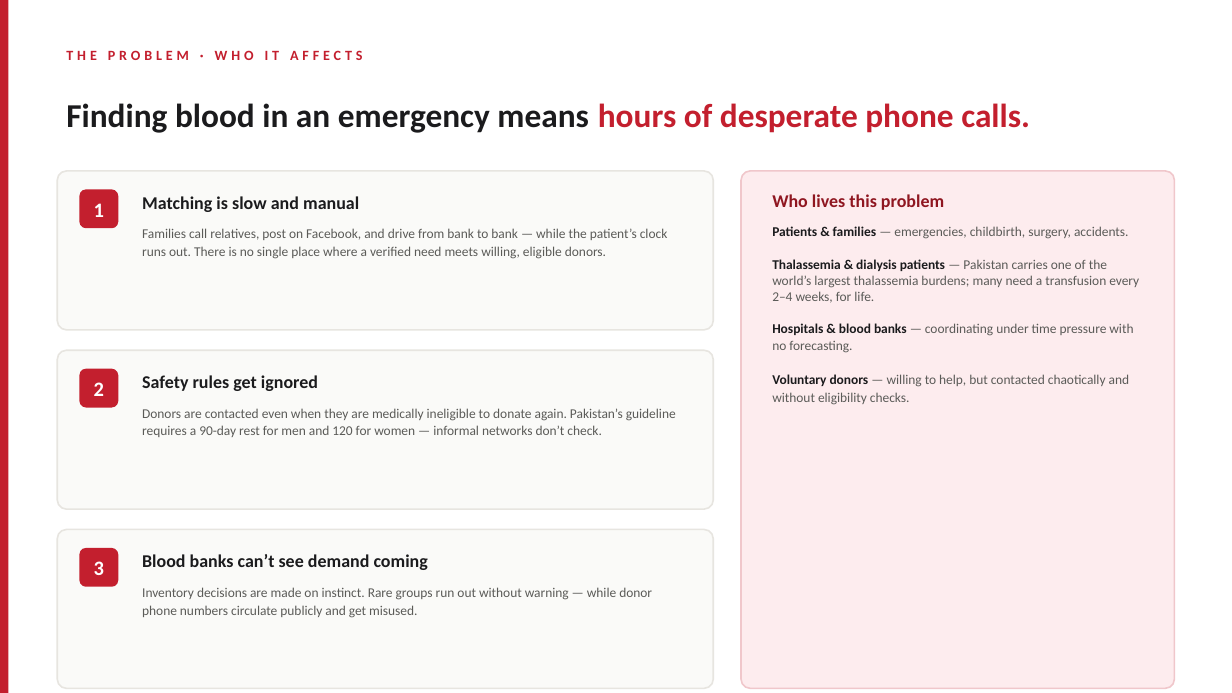
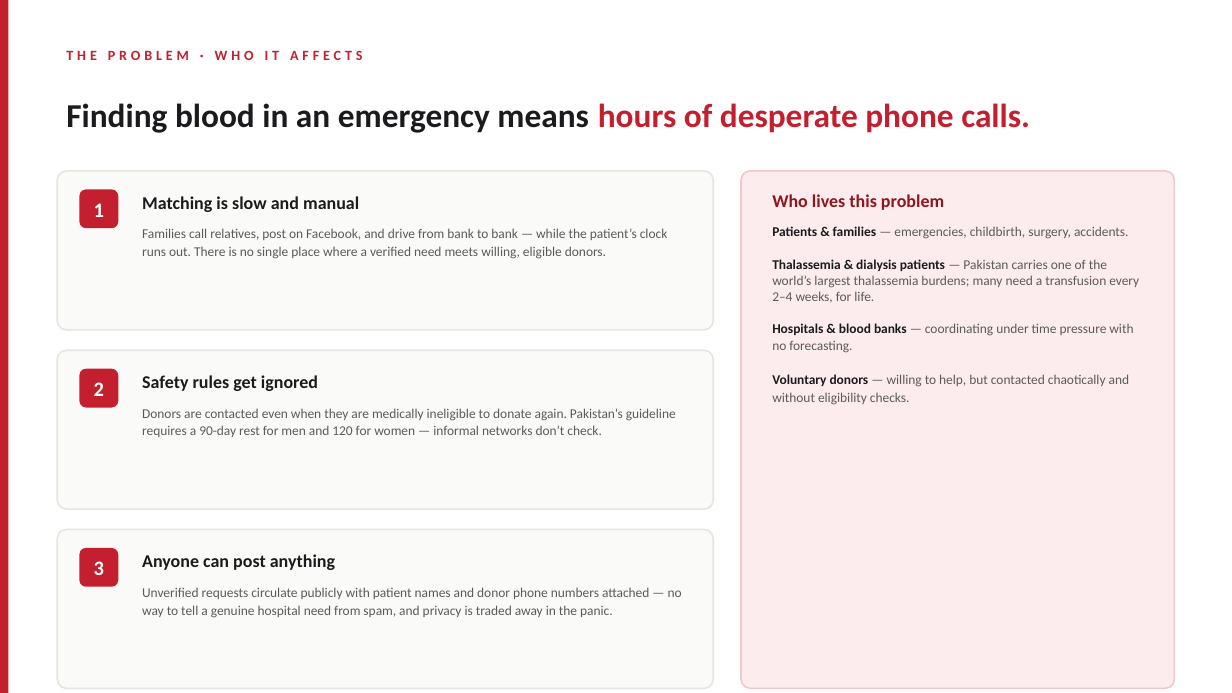
Before and after one commit to sana1234-tech/bloodbridge-AI, a slide deck: slide 2 of presentation/BloodBridge-AI-Presentation.pptx. Drawn at 1232x693 pixels with LibreOffice and Linux fonts; fonts in the diff are those of the drawing. Boxes give left, top, right and bottom in pixels: in the first picture for what was removed or moved away, otherwise in the second. Text is boxed around its words. In the diff, an @@ line names an element or a change of style, - is before the commit and + after.

Commit message:
Rebuild project presentation: 11 slides with auth, verification, health screening, privacy and live deployment; fresh production screenshots; backdate seeded donor registration

```diff
--- a/presentation/BloodBridge-AI-Presentation.pptx
+++ b/presentation/BloodBridge-AI-Presentation.pptx
@@ text at (142, 554, 335, 570): text changed @@
-Blood banks can’t see demand coming
+Anyone can post anything
@@ text at (142, 587, 682, 618): text changed @@
-Inventory decisions are made on instinct. Rare groups run out without warning — while donor phone numbers circulate publicly and get misused.
+Unverified requests circulate publicly with patient names and donor phone numbers attached — no way to tell a genuine hospital need from spam, and privacy is traded away in the panic.
```
Also in this commit, not shown: 8 other slides changed, 1 slide added, 9 other files.
